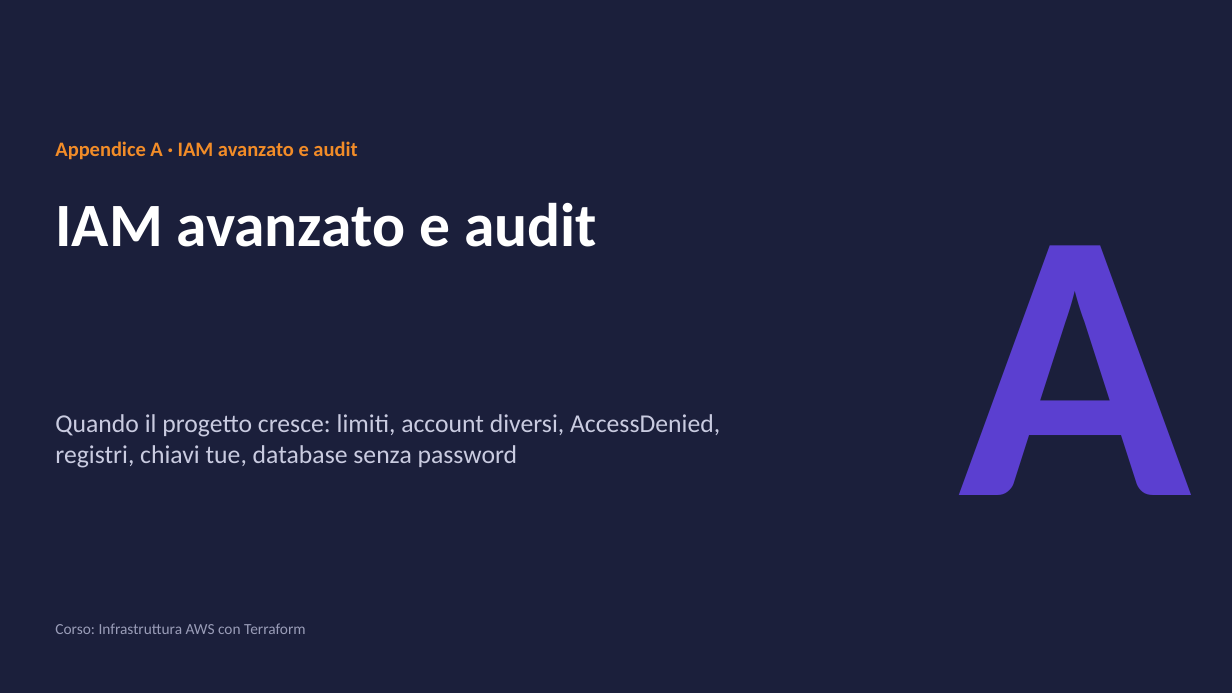
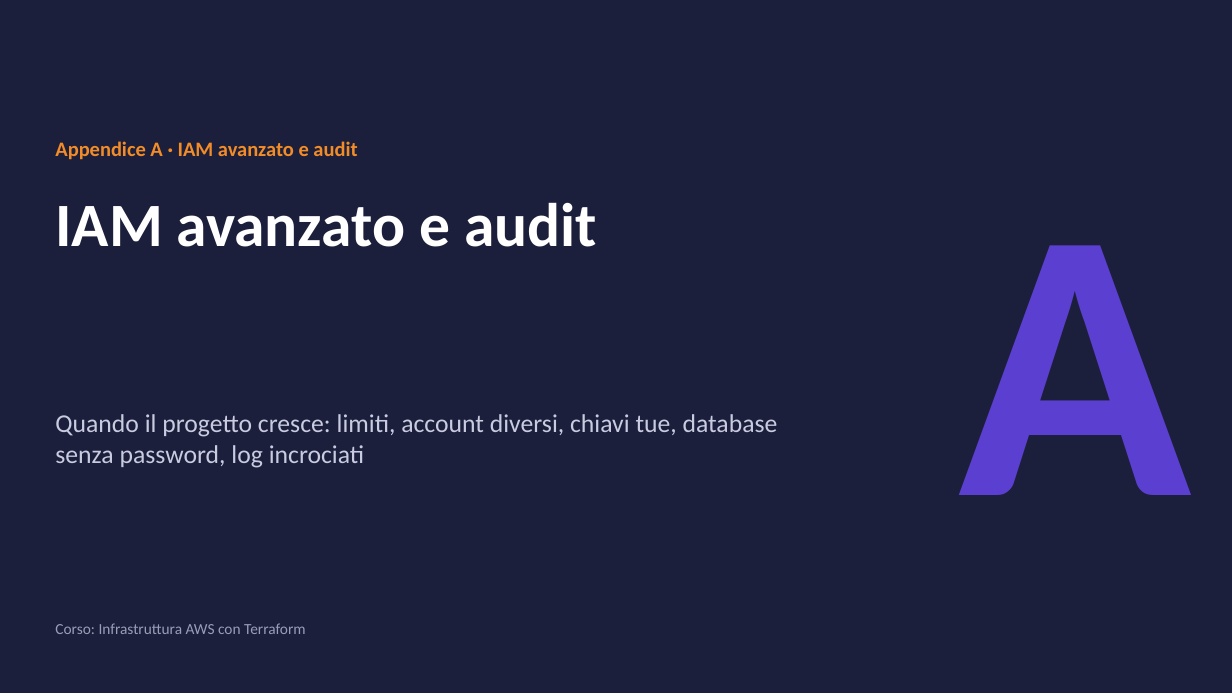
Before and after one commit to cereZ23/aws, a slide deck: slide 1 of slide/slide-A-iam-audit.pptx. Drawn at 1232x693 pixels with LibreOffice and Linux fonts; fonts in the diff are those of the drawing. Boxes give left, top, right and bottom in pixels: in the first picture for what was removed or moved away, otherwise in the second. Text is boxed around its words. In the diff, an @@ line names an element or a change of style, - is before the commit and + after.

```diff
--- a/slide/slide-A-iam-audit.pptx
+++ b/slide/slide-A-iam-audit.pptx
@@ text at [55,414,778,468]: text changed @@
-Quando il progetto cresce: limiti, account diversi, AccessDenied, registri, chiavi tue, database senza password
+Quando il progetto cresce: limiti, account diversi, chiavi tue, database senza password, log incrociati
```
Also in this commit, not shown: 2 other slides changed, 2 slides removed, 9 other files.
